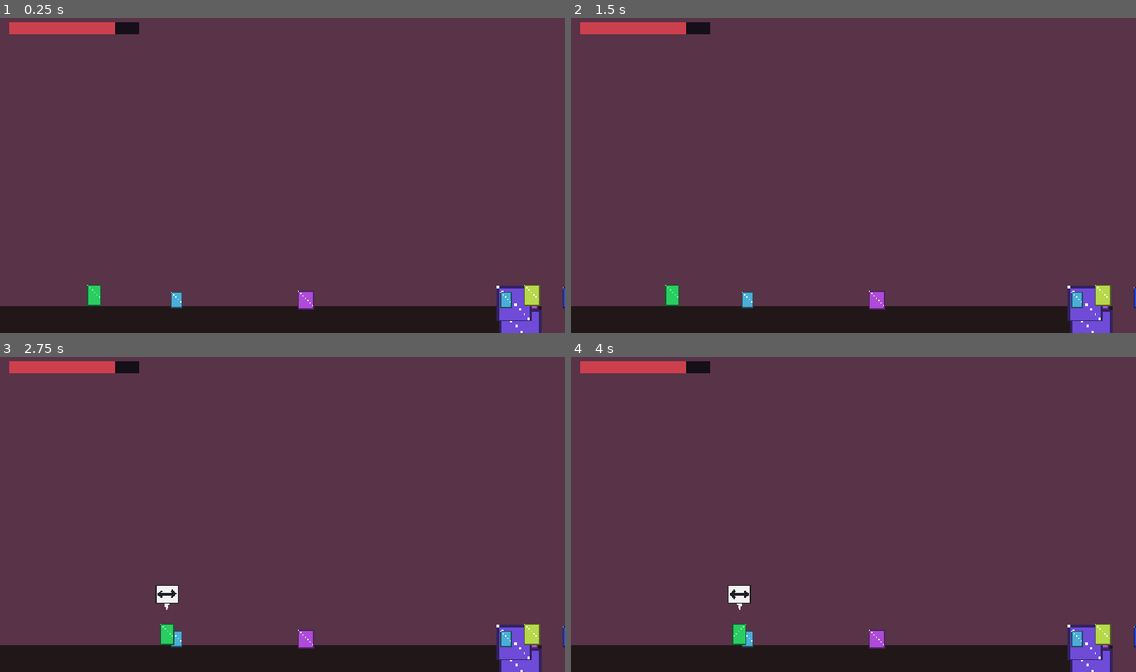
Above: before the commit, frames 1-4 (two rows, left to right).
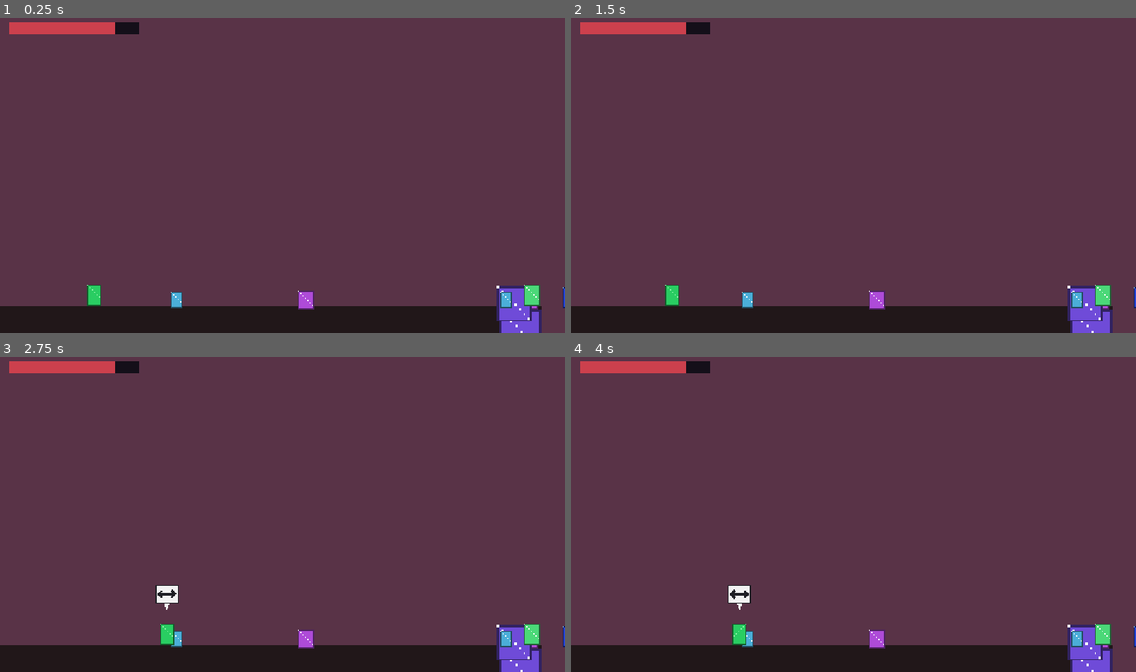
Above: after the commit, the same moments.

Repository: Eruldin/Honor-Meselesi
Game: Godot game, scene res://src/levels/ch1/Ch1.tscn
Same seed, same stepped clock (60 frames per second), same inputs: the game is played once before the commit and once after it. This scene is started directly instead of the project's main scene.
Inputs (mouse positions are in pixels of both pictures, inside the frame that each line leads up to):
- Up to frame 1 (0.25 s): no input
- Up to frame 2 (1.5 s): tap Enter at 0.5 s; move the mouse to (977, 159) at 0.52 s; hold D (move_right) 0.53-1.25 s; tap J (attack) at 0.6 s; click (977, 159) at 0.67 s; tap Space (jump) at 0.77 s; drag from (740, 191) to (746, 310) at 1.27 s
- Up to frame 3 (2.75 s): tap Space (jump) at 2 s; move the mouse to (339, 442) at 2.02 s; hold D (move_right) from 2.03 s (still down); tap E (form_next) at 2.1 s
- Up to frame 4 (4 s): release D (move_right) at 2.75 s; drag from (825, 577) to (1079, 649) at 2.77 s; tap Enter at 3.5 s; move the mouse to (1023, 561) at 3.52 s; hold A (move_left) from 3.53 s (still down); tap K (parry) at 3.6 s; tap Space (jump) at 3.77 s

The runs differ from the first frame. In frame 1, 0.2% of the frame differs, in the area x 92-96%, y 84-92%; in frame 2, 0.2%; in frame 3, 0.2%; in frame 4, 0.2%.

Commit message:
feat(ch1): orman bolgesi genisletildi, gizli tapinak ve flicker sekansi eklendi

Diff:
--- a/src/levels/ch1/ch1.gd
+++ b/src/levels/ch1/ch1.gd
@@ -199,10 +199,10 @@
 		x += 24.0
 
 
-func _add_rest(x: float, id: StringName) -> void:
+func _add_rest(x: float, id: StringName, y: float = FLOOR_Y - 4) -> void:
 	var rest := RestPoint.new()
 	rest.checkpoint_id = id
-	rest.global_position = Vector2(x, FLOOR_Y - 4)
+	rest.global_position = Vector2(x, y)
 	add_child(rest)
 	# Tas fener gorunumu
 	if AssetLoader.has_asset(&"prop/deco_lantern"):
@@ -270,6 +270,32 @@
 	# B ust rota (gizli odul): yuksek seritler
 	_add_platform(Vector2(1640, 140), &"terrain/pf_ledge", 90)
 	_add_platform(Vector2(1760, 160), &"terrain/pf_slab", 85)
+	# FlickerPlatform sekansi (yanilip sonen platformlar)
+	var fp1 := FlickerPlatform.new()
+	fp1.size = Vector2(40, 10)
+	fp1.tex_id = &"terrain/pf_ledge"
+	fp1.global_position = Vector2(1840, 150)
+	fp1.phase_offset = 0.0
+	add_child(fp1)
+
+	var fp2 := FlickerPlatform.new()
+	fp2.size = Vector2(40, 10)
+	fp2.tex_id = &"terrain/pf_ledge"
+	fp2.global_position = Vector2(1915, 135)
+	fp2.phase_offset = 1.0
+	add_child(fp2)
+
+	# Gizli tapinak avlusu (BreakableBlock ardinda RestPoint)
+	_add_ground(Vector2(2045, 135), Vector2(160, 26), &"terrain/edge_dirt")
+	var bb_forest := BreakableBlock.new()
+	bb_forest.size = Vector2(16, 60)
+	bb_forest.global_position = Vector2(1975, 135 - 13 - 30)
+	add_child(bb_forest)
+	_add_rest(2035, &"ch1_forest_secret", 135 - 13 - 4)
+	_add_deco_ground(&"prop/statue", 2085, 135 - 13, 0.7, Color(0.6, 0.7, 0.6))
+
+	# Gizli odadan asagi donus yolu (dusup hasar almamasi icin platform)
+	_add_platform(Vector2(2150, 190), &"terrain/pf_block", 44)
 	# C: magara — daha alcak tavan hissi
 	_add_ground(Vector2(2820, FLOOR_Y + 10), Vector2(1020, 26),
 		&"terrain/edge_dirt", &"terrain/cave_rock")
@@ -504,12 +530,21 @@
 		m.global_position = Vector2(x, FLOOR_Y - 12)
 		add_child(m)
 	var t1 := Turtle.new()
-	t1.global_position = Vector2(1750, FLOOR_Y - 12)
+	t1.global_position = Vector2(1650, FLOOR_Y - 12)
 	add_child(t1)
-	for x in [1900.0, 2080.0]:
+	var t_forest2 := Turtle.new()
+	t_forest2.global_position = Vector2(1780, FLOOR_Y - 12)
+	add_child(t_forest2)
+	for x in [1900.0, 2200.0]:
 		var v := Villager.new()
 		v.global_position = Vector2(x, FLOOR_Y - 12)
 		add_child(v)
+
+	# Orman Ust Rota (Gizli Tapinak): Muhafiz hayalet
+	var ghost := Ghost.new()
+	ghost.global_position = Vector2(2000, 135 - 12)
+	add_child(ghost)
+
 	_add_rest(2250, &"ch1_forest")
 
 	# C — magara: diken tarlasi + hayalet + kaplumbaga
